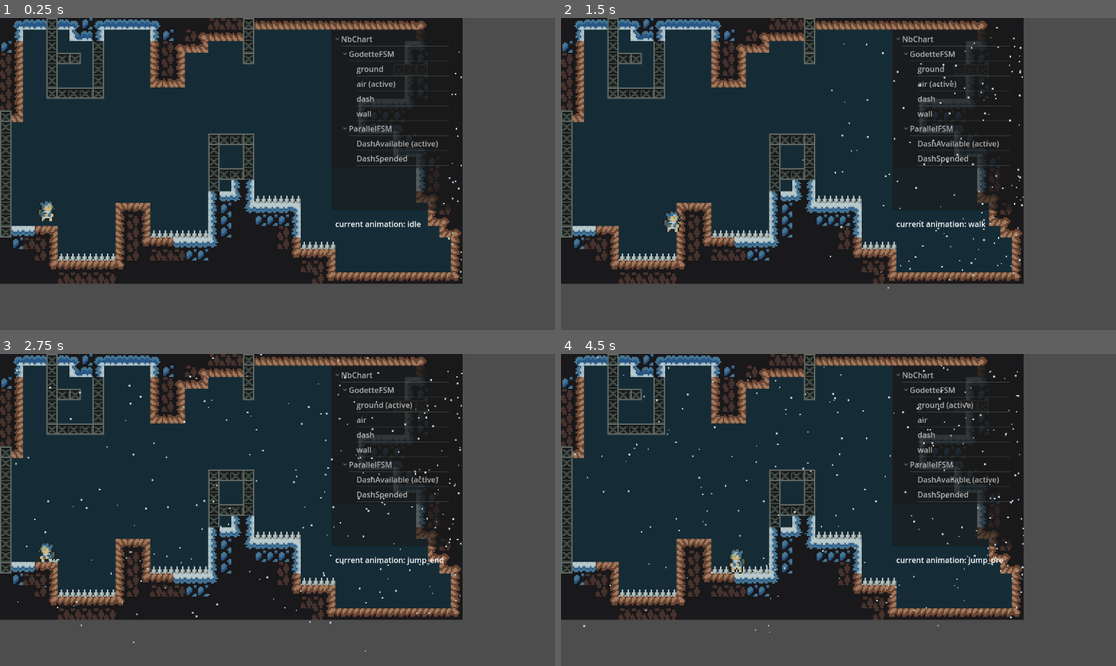
Above: before the commit, frames 1-4 (two rows, left to right).
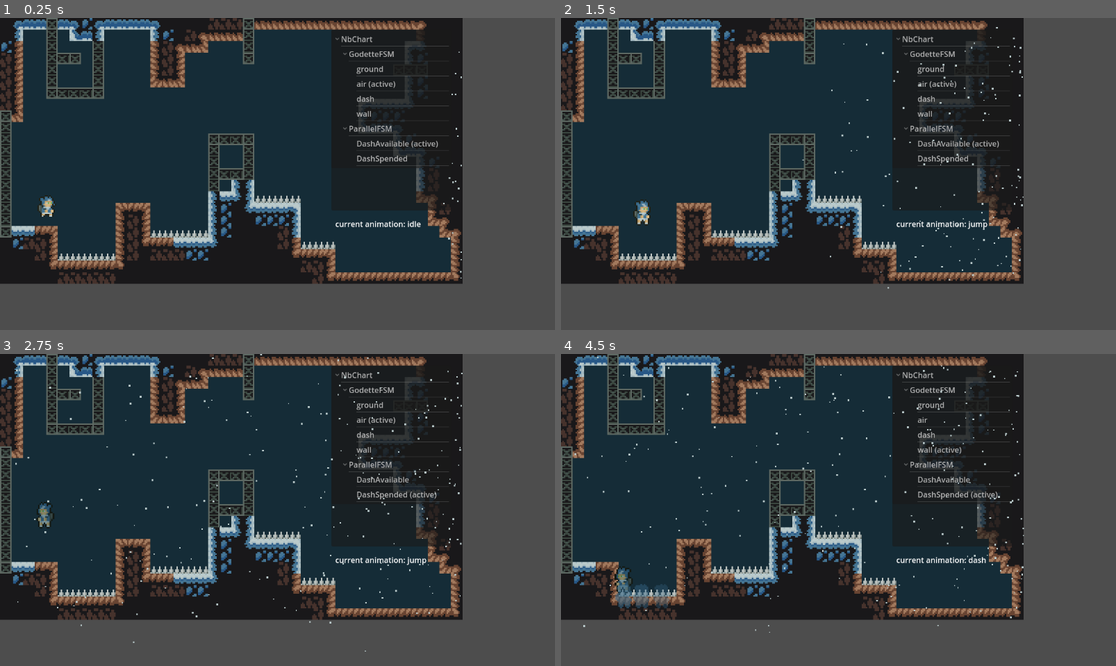
Above: after the commit, the same moments.

Repository: NimbleBeasts/NbFSM-Godot
Game: Godot game, scene res://examples_fsm/celeste/world.tscn
The game is run twice, just before and just after one commit, with the same random seed, the same clock (stepped at 60 frames per second) and the same inputs.
Inputs:
- Up to frame 1 (0.25 s): no input
- Up to frame 2 (1.5 s): hold Right (ui_right) from 0.53 s (still down); tap X (dash) at 0.6 s; tap Space (jump) at 0.77, 0.8, 1.07, 1.35 s
- Up to frame 3 (2.75 s): tap Space (jump) at 1.52, 1.82, 2.3 s; tap X (dash) at 1.55, 2.1 s; release Right (ui_right) at 2.03 s; hold Left (ui_left) from 2.03 s (still down)
- Up to frame 4 (4.5 s): release Left (ui_left) at 2.78 s; hold Right (ui_right) 2.78-4.28 s; tap X (dash) at 2.85, 4.35 s; tap Space (jump) at 3.02, 3.32, 3.6, 3.77, 4.07 s; hold Left (ui_left) from 4.28 s (still down)

The runs differ from the first frame. In frame 1, 0.2% of the frame differs, in the area x 6-11%, y 56-66%; in frame 2, 0.4%; in frame 3, 0.6%; in frame 4, 1.1%, in the area x 9-80%, y 15-82%.

Commit message:
added some wall code

Diff:
--- a/examples_fsm/celeste/art/dust.tscn
+++ b/examples_fsm/celeste/art/dust.tscn
@@ -1,6 +1,21 @@
 [gd_scene load_steps=5 format=3 uid="uid://0avgfig1k8j8"]
 
 [ext_resource type="Texture2D" uid="uid://ba5mdd12dm5ai" path="res://examples_fsm/celeste/art/dust.png" id="1_0bcjs"]
+
+[sub_resource type="Animation" id="Animation_p6pjb"]
+length = 0.001
+tracks/0/type = "value"
+tracks/0/imported = false
+tracks/0/enabled = true
+tracks/0/path = NodePath(".:frame")
+tracks/0/interp = 1
+tracks/0/loop_wrap = true
+tracks/0/keys = {
+"times": PackedFloat32Array(0),
+"transitions": PackedFloat32Array(1),
+"update": 1,
+"values": [1]
+}
 
 [sub_resource type="Animation" id="Animation_glklj"]
 resource_name = "pop"
@@ -32,21 +47,6 @@
 }]
 }
 
-[sub_resource type="Animation" id="Animation_p6pjb"]
-length = 0.001
-tracks/0/type = "value"
-tracks/0/imported = false
-tracks/0/enabled = true
-tracks/0/path = NodePath(".:frame")
-tracks/0/interp = 1
-tracks/0/loop_wrap = true
-tracks/0/keys = {
-"times": PackedFloat32Array(0),
-"transitions": PackedFloat32Array(1),
-"update": 1,
-"values": [1]
-}
-
 [sub_resource type="AnimationLibrary" id="AnimationLibrary_dxuwo"]
 _data = {
 "RESET": SubResource("Animation_p6pjb"),
--- a/examples_fsm/celeste/art/shade.tscn
+++ b/examples_fsm/celeste/art/shade.tscn
@@ -1,6 +1,21 @@
 [gd_scene load_steps=5 format=3 uid="uid://dwhltcvwk76j"]
 
 [ext_resource type="Texture2D" uid="uid://d36yy8klxfl0h" path="res://examples_fsm/celeste/art/shade.png" id="1_cgon4"]
+
+[sub_resource type="Animation" id="Animation_hwbjb"]
+length = 0.001
+tracks/0/type = "value"
+tracks/0/imported = false
+tracks/0/enabled = true
+tracks/0/path = NodePath(".:modulate")
+tracks/0/interp = 1
+tracks/0/loop_wrap = true
+tracks/0/keys = {
+"times": PackedFloat32Array(0),
+"transitions": PackedFloat32Array(1),
+"update": 0,
+"values": [Color(1, 1, 1, 0.788235)]
+}
 
 [sub_resource type="Animation" id="Animation_0ykdt"]
 resource_name = "fade"
@@ -33,21 +48,6 @@
 }]
 }
 
-[sub_resource type="Animation" id="Animation_hwbjb"]
-length = 0.001
-tracks/0/type = "value"
-tracks/0/imported = false
-tracks/0/enabled = true
-tracks/0/path = NodePath(".:modulate")
-tracks/0/interp = 1
-tracks/0/loop_wrap = true
-tracks/0/keys = {
-"times": PackedFloat32Array(0),
-"transitions": PackedFloat32Array(1),
-"update": 0,
-"values": [Color(1, 1, 1, 0.788235)]
-}
-
 [sub_resource type="AnimationLibrary" id="AnimationLibrary_lsdsw"]
 _data = {
 "RESET": SubResource("Animation_hwbjb"),
--- a/examples_fsm/celeste/godette.gd
+++ b/examples_fsm/celeste/godette.gd
@@ -5,7 +5,7 @@
 const GRAVITY: float = 2100.0
 const JUMP_HEIGHT: float = 36000.0
 const ACCELERATION = 3000
-const DASH_SPEED = Vector2(50000,50000)
+const DASH_SPEED = Vector2(75000,75000)
 const DASH_TIME_MAX = 10
 
 const AGILITY_GROUND: float = 1.0
@@ -41,13 +41,8 @@
 	# Get player input
 	_get_input()
 
-
 	# State processing
 	fsm.physics_process(delta)
-
-	# Apply gravity
-	if velocity.y <= MAX_SPEED.y and not is_dashing:
-		velocity.y += GRAVITY * delta
 
 	# Direction
 	if input.x < 0:
@@ -57,6 +52,8 @@
 
 	# Perform movement
 	move_and_slide()
+
+	$Label.set_text(str(velocity))
 
 
 func _on_idle_state_physic_processing(delta):
@@ -83,7 +80,15 @@
 
 	else:
 		velocity.x = move_toward(velocity.x, 0, ACCELERATION * delta)
-	$Label.set_text(str(input) + "\n" + str(velocity))
+
+
+
+
+
+func gravity(delta: float):
+	# Apply gravity
+	if velocity.y <= MAX_SPEED.y and not is_dashing:
+		velocity.y += GRAVITY * delta
 
 
 
@@ -125,6 +130,9 @@
 		fsm.transition(state_ground)
 		animationState.travel("jump_end")
 		dust()
+	if $flip/RayCast2D.is_colliding():
+		fsm.transition(state_wall)
+		animationState.travel("wall")
 
 	if Input.is_action_just_pressed("dash"):
 		if can_dash and input_last != Vector2.ZERO:
@@ -134,15 +142,16 @@
 			return
 
 	move(delta, AGILITY_AIR)
+	gravity(delta)
 
 
 
 func _on_dash_state_physics_process(delta):
 	dash_time += 100 * delta
 
-
 	if dash_time >= DASH_TIME_MAX:
 		dash_time = 0
+		velocity = Vector2(0, 0)
 		fsm.transition(state_air)
 
 	if int(dash_time) % 3:
@@ -150,11 +159,23 @@
 			var shade = ShadeNode.instantiate()
 			shade.global_position = global_position
 			get_parent().add_child(shade)
-
+	gravity(delta)
 
 func _on_wall_state_physics_process(delta):
-	pass # Replace with function body.
-
+	if not $flip/RayCast2D.is_colliding():
+		animationState.travel("jump")
+		fsm.transition(state_air)
+		return
+
+	if is_on_floor():
+		fsm.transition(state_ground)
+		return
+
+	if Input.is_action_just_pressed("jump"):
+		velocity.y = -JUMP_HEIGHT * delta * 0.8
+		velocity.x = -$flip.scale.x * JUMP_HEIGHT/2 * delta
+		animationState.travel("jump_pre")
+		return
 
 func _on_air_state_entered():
 	is_in_air = true
@@ -182,3 +203,7 @@
 
 func _on_dash_spended_state_entered():
 	$flip/Sprite2D.modulate = Color("#a1b7bf")
+
+
+func _on_wall_state_entered():
+	velocity = Vector2(0, 0)
--- a/examples_fsm/celeste/godette.tscn
+++ b/examples_fsm/celeste/godette.tscn
@@ -379,7 +379,7 @@
 
 [node name="RayCast2D" type="RayCast2D" parent="flip"]
 position = Vector2(0, -24)
-target_position = Vector2(24, 0)
+target_position = Vector2(16, 0)
 
 [node name="CollisionShape2D" type="CollisionShape2D" parent="."]
 visible = false
@@ -483,6 +483,7 @@
 [connection signal="state_entered" from="NbChart/GodetteFSM/dash" to="." method="_on_dash_state_entered"]
 [connection signal="state_exited" from="NbChart/GodetteFSM/dash" to="." method="_on_dash_state_exited"]
 [connection signal="state_physics_process" from="NbChart/GodetteFSM/dash" to="." method="_on_dash_state_physics_process"]
+[connection signal="state_entered" from="NbChart/GodetteFSM/wall" to="." method="_on_wall_state_entered"]
 [connection signal="state_physics_process" from="NbChart/GodetteFSM/wall" to="." method="_on_wall_state_physics_process"]
 [connection signal="state_entered" from="NbChart/ParallelFSM/DashAvailable" to="." method="_on_dash_available_state_entered"]
 [connection signal="state_entered" from="NbChart/ParallelFSM/DashSpended" to="." method="_on_dash_spended_state_entered"]
